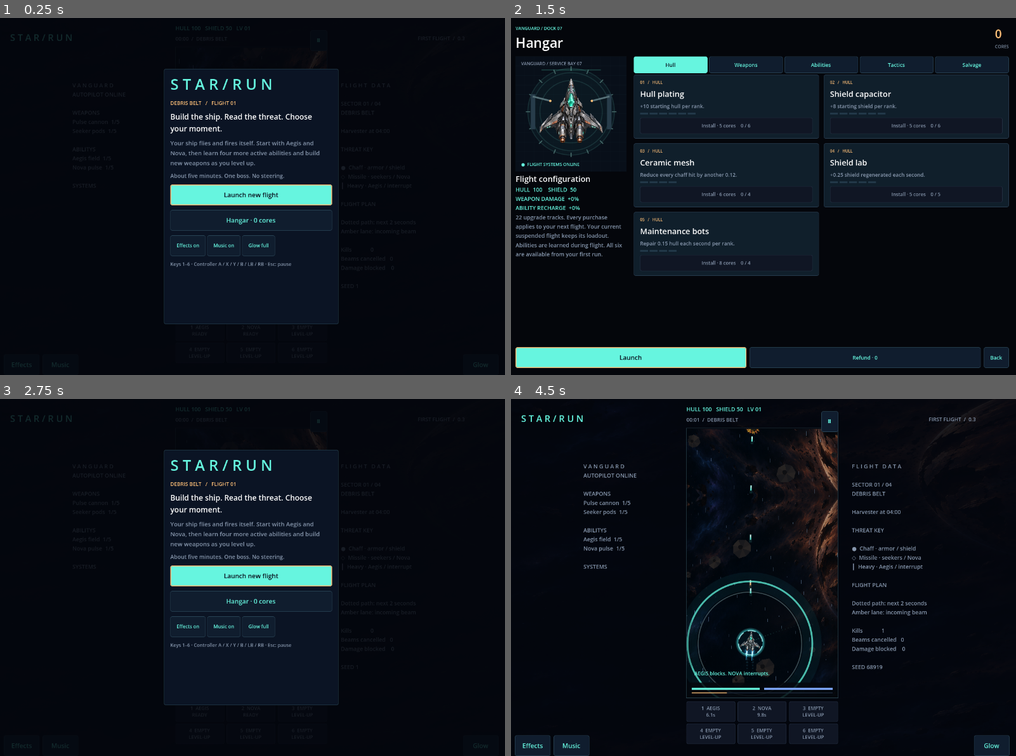
Above: before the commit, frames 1-4 (two rows, left to right).
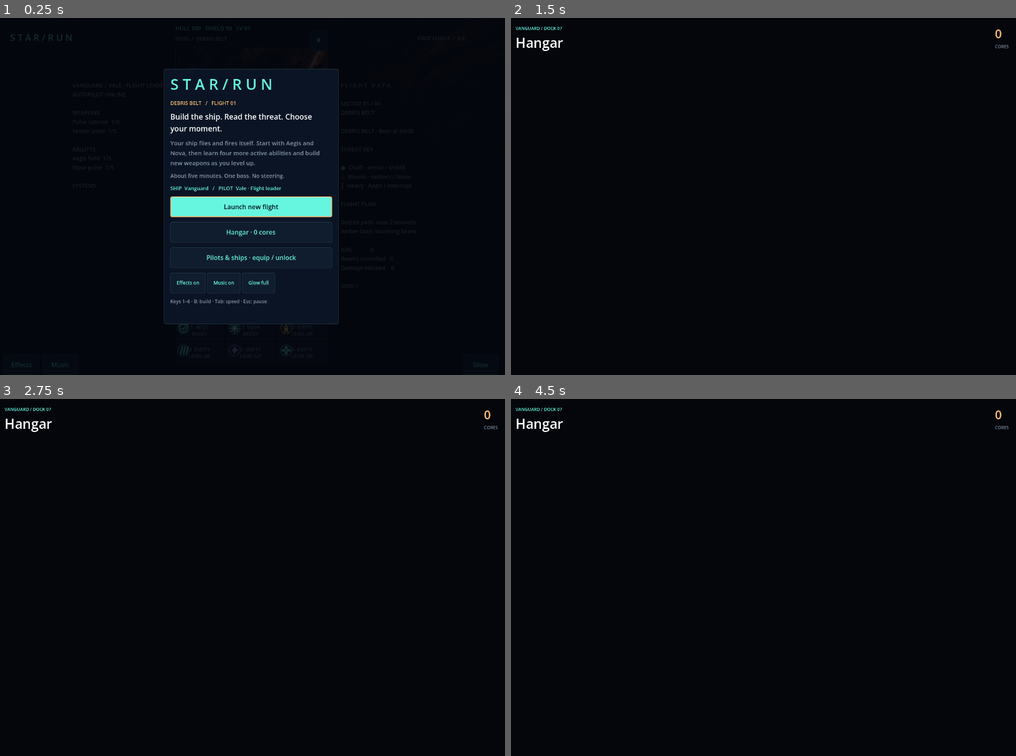
Above: after the commit, the same moments.

Repository: killjoy00/StarRun
Game: Godot game, scene res://scenes/main.tscn
Same seed, same stepped clock (60 frames per second), same inputs: the game is played once before the commit and once after it.
Inputs (mouse positions are in pixels of both pictures, inside the frame that each line leads up to):
- Up to frame 1 (0.25 s): no input
- Up to frame 2 (1.5 s): click "Ⅱ" at 0.5 s; click "Hangar · 0 cores" at 1.25 s
- Up to frame 3 (2.75 s): click (484, 738) at 2 s, where only the run before the commit has a clickable "Back"
- Up to frame 4 (4.5 s): click (763, 577) at 2.75 s, where only the run before the commit has a clickable "Launch new flight"; click (713, 713) at 3.5 s, where only the run before the commit has a clickable "1 AEGIS READY"; click (763, 713) at 4.25 s, where only the run before the commit has a clickable "2 NOVA READY"

The runs differ from the first frame. In frame 1, 3.3% of the frame differs, in the area x 33-66%, y 46-95%; in frame 2, 45%, in the area x 0-99%, y 10-99%; in frame 3, 25%; in frame 4, 11%.
Error after the commit: Invalid assignment of property or key 'ship_id' with value of type 'String' on a base object of type 'Control (hangar_bay.gd)'. (res://scripts/main.gd:549)

Commit message:
Add launch loadouts, visible build inventory and four simulation speed controls

Diff:
--- a/scripts/main.gd
+++ b/scripts/main.gd
@@ -5,6 +5,7 @@
 const Playfield = preload("res://scripts/playfield.gd")
 const Catalog = preload("res://scripts/catalog.gd")
 const HangarBay = preload("res://scripts/hangar_bay.gd")
+const IconBadge = preload("res://scripts/icon_badge.gd")
 const CYAN := Color("66f5df")
 const AMBER := Color("ffc078")
 const INK := Color("080e1c")
@@ -12,7 +13,7 @@
 var sim: RefCounted
 var services := Services.new()
 var sound: Node
-var profile := {"cores": 0, "runs": 0, "hangar": {"hull": 0, "damage": 0, "regen": 0}, "sound": true, "music": true, "reduced": false, "last_paid_run": -1}
+var profile := {"cores": 0, "runs": 0, "hangar": {"hull": 0, "damage": 0, "regen": 0}, "sound": true, "music": true, "reduced": false, "last_paid_run": -1, "ship": "vanguard", "pilot": "rookie", "ships_owned": ["vanguard"], "pilots_owned": ["rookie"], "speed": 1.0}
 var mode := "menu"
 var accumulator := 0.0
 var visual_time := 0.0
@@ -31,6 +32,11 @@
 var ability_b: Button
 var ability_buttons: Dictionary = {}
 var hangar_category := "Hull"
+var loadout_tab := "Ships"
+var speed_options := [0.5, 1.0, 2.0, 3.0]
+var game_speed := 1.0
+var speed_button: Button
+var build_button: Button
 var hangar_scroll: ScrollContainer
 var pause_button: Button
 var sound_button: Button
@@ -52,6 +58,22 @@
 	var hangar := Catalog.defaults()
 	hangar.merge(profile.hangar, true)
 	profile.hangar = hangar
+	# Repair old profiles without charging for starter choices.
+	if not profile.get("ships_owned", []) is Array:
+		profile.ships_owned = ["vanguard"]
+	if not profile.get("pilots_owned", []) is Array:
+		profile.pilots_owned = ["rookie"]
+	if "vanguard" not in profile.ships_owned:
+		profile.ships_owned.append("vanguard")
+	if "rookie" not in profile.pilots_owned:
+		profile.pilots_owned.append("rookie")
+	if not profile.get("ship", "vanguard") in profile.ships_owned:
+		profile.ship = "vanguard"
+	if not profile.get("pilot", "rookie") in profile.pilots_owned:
+		profile.pilot = "rookie"
+	game_speed = float(profile.get("speed", 1.0))
+	if game_speed not in speed_options:
+		game_speed = 1.0
 	sound = Sound.new()
 	add_child(sound)
 	sound.enabled = profile.sound
@@ -120,9 +142,16 @@
 		ability_buttons[id] = _button(root, "", _activate.bind(id), id == "aegis")
 		ability_buttons[id].focus_mode = Control.FOCUS_NONE
 		previous_ready[id] = true
+		var badge := IconBadge.new()
+		badge.icon_id = id
+		badge.position = Vector2(4, 4)
+		badge.size = Vector2(25, 25)
+		ability_buttons[id].add_child(badge)
 	ability_a = ability_buttons.aegis
 	ability_b = ability_buttons.nova
 	pause_button = _button(root, "Ⅱ", _toggle_pause)
+	build_button = _button(root, "BUILD", _show_build)
+	speed_button = _button(root, "1×", _cycle_speed)
 	sound_button = _button(root, "Effects", _toggle_sound)
 	music_button = _button(root, "Music", _toggle_music)
 	low_fx_button = _button(root, "Glow", _toggle_fx)
@@ -161,6 +190,13 @@
 			compact_style.content_margin_top = 6
 			compact_style.content_margin_bottom = 6
 			button.add_theme_stylebox_override(state, compact_style)
+	build_button.position = Vector2(field.end.x - 165, 31)
+	build_button.size = Vector2(74, 36)
+	speed_button.position = Vector2(field.end.x - 90, 31)
+	speed_button.size = Vector2(46, 36)
+	for control in [build_button, speed_button]:
+		control.custom_minimum_size.y = 36
+		control.add_theme_font_size_override("font_size", 11)
 	pause_button.position = Vector2(field.end.x - 42, 31)
 	pause_button.size = Vector2(42, 36)
 	pause_button.custom_minimum_size.y = 36
@@ -198,6 +234,10 @@
 		_show_results()
 	elif mode == "hangar":
 		_show_hangar()
+	elif mode == "loadout":
+		_show_loadout()
+	elif mode == "build":
+		_show_build()
 
 func _clear_overlay() -> void:
 	for child in overlay.get_children():
@@ -243,10 +283,12 @@
 	_wrapped(box, "Build the ship. Read the threat. Choose your moment.", 19, Color.WHITE)
 	_wrapped(box, "Your ship flies and fires itself. Start with Aegis and Nova, then learn four more active abilities and build new weapons as you level up.")
 	_wrapped(box, "About five minutes. One boss. No steering.", 14)
+	_wrapped(box, "SHIP  %s   /   PILOT  %s" % [Catalog.ship(profile.ship).name, Catalog.pilot(profile.pilot).name], 13, CYAN)
 	if not services.read_save(Services.RUN).is_empty():
 		_button(box, "Resume flight", _resume_run, true)
 	_button(box, "Launch new flight", _new_run, not FileAccess.file_exists(Services.RUN)).grab_focus()
 	_button(box, "Hangar · %d cores" % profile.cores, _show_hangar)
+	_button(box, "Pilots & ships · equip / unlock", _show_loadout)
 	var row := HBoxContainer.new()
 	box.add_child(row)
 	var effects_toggle := _button(row, "Effects " + ("on" if profile.sound else "off"), _toggle_sound)
@@ -254,12 +296,12 @@
 	var glow_toggle := _button(row, "Glow " + ("low" if profile.reduced else "full"), _toggle_fx)
 	for toggle in [effects_toggle, music_toggle, glow_toggle]:
 		toggle.add_theme_font_size_override("font_size", 12)
-	_wrapped(box, "Keys 1–6 · Controller A / X / Y / B / LB / RB · Esc: pause", 12, MUTED)
+	_wrapped(box, "Keys 1–6 · B: build · Tab: speed · Esc: pause", 12, MUTED)
 
 func _new_run() -> void:
 	profile.runs += 1
 	_save_profile()
-	sim = Simulation.new(61000 + int(profile.runs) * 7919, profile.hangar)
+	sim = Simulation.new(61000 + int(profile.runs) * 7919, profile.hangar, profile.ship, profile.pilot)
 	_start_flight()
 
 func _resume_run() -> void:
@@ -286,12 +328,12 @@
 	_save_run()
 
 func _process(delta: float) -> void:
-	visual_time += delta
+	visual_time += delta * (game_speed if mode == "playing" else 1.0)
 	banner_clock = maxf(0.0, banner_clock - delta)
 	if old_size != get_viewport_rect().size:
 		_layout()
 	if mode == "playing":
-		accumulator += minf(delta, 0.2)
+		accumulator += minf(delta, 0.2) * game_speed
 		while accumulator >= Simulation.DT and mode == "playing":
 			sim.step()
 			accumulator -= Simulation.DT
@@ -323,13 +365,16 @@
 				shake = maxf(shake, minf(4.0, effect.life * 9.0))
 	world.position = Vector2(sin(visual_time * 79), cos(visual_time * 83)) * shake
 	_update_hud()
+	build_button.visible = mode in ["playing", "paused", "build"]
+	speed_button.visible = mode in ["playing", "paused", "build"]
+	speed_button.text = ("%g×" % game_speed)
 	queue_redraw()
 	world.queue_redraw()
 
 func _update_hud() -> void:
 	hud.text = "HULL %03d   SHIELD %02d   LV %02d" % [sim.hull, sim.shield, sim.level]
 	var seconds := int(sim.time)
-	status.text = "%02d:%02d  /  %s" % [seconds / 60, seconds % 60, "HARVESTER" if sim.boss_spawned else "DEBRIS BELT"]
+	status.text = "%02d:%02d" % [seconds / 60, seconds % 60] if get_viewport_rect().size.x < 780 else "%02d:%02d  /  %s" % [seconds / 60, seconds % 60, "HARVESTER" if sim.boss_spawned else _sector_name(sim.time)]
 	for i in range(Catalog.ABILITIES.size()):
 		var id: String = Catalog.ABILITIES[i]
 		var button: Button = ability_buttons[id]
@@ -339,14 +384,14 @@
 		button.text = "%d  %s\n%s" % [i + 1, title if learned else "EMPTY", ("%.1fs" % cooldown if cooldown > 0 else "READY") if learned else "LEVEL-UP"]
 		button.disabled = mode != "playing" or cooldown > 0 or not learned
 		button.tooltip_text = sim.content.abilities[id].name + (" · Level %d" % sim.upgrades[id] if learned else " · Find this ability in an upgrade draft")
-	build_label.text = "V A N G U A R D\nAUTOPILOT ONLINE\n\n"
+	build_label.text = "%s / %s\nAUTOPILOT ONLINE\n\n" % [Catalog.ship(sim.ship_id).name.to_upper(), Catalog.pilot(sim.pilot_id).name.to_upper()]
 	for tag in ["WEAPON", "ABILITY", "SYSTEM"]:
 		build_label.text += tag + "S\n"
 		for card in sim.content.cards:
 			if card.tag == tag and sim.upgrades[card.id] > 0:
 				build_label.text += "%s  %d/5\n" % [card.name, sim.upgrades[card.id]]
 		build_label.text += "\n"
-	report_label.text = "F L I G H T   D A T A\n\nSECTOR 01 / 0 …(284 unchanged characters)… ESTER ENGAGED" if sim.boss_spawned else "Harvester at 04:00", sim.kills, sim.beams_cancelled, sim.prevented, sim.seed_value]
+	report_label.text = "F L I G H T   D A T A\n\nSECTOR 01 / 0 …(284 unchanged characters)… ESTER ENGAGED" if sim.boss_spawned else _sector_name(sim.time) + " · Boss at 04:00", sim.kills, sim.beams_cancelled, sim.prevented, sim.seed_value]
 
 func _activate(id: String) -> void:
 	if mode == "playing" and sim.activate(id):
@@ -366,7 +411,15 @@
 		var card: Dictionary = sim.cards[i]
 		var current: int = int(sim.upgrades.get(card.id, 0))
 		var title := "%d   %s\n%s · %s\n%s" % [i + 1, card.name.to_upper(), card.tag, "NEW ABILITY" if current == 0 and card.tag == "ABILITY" else ("LV %d → %d" % [current, current + 1] if card.id != "repair" else "REPAIR"), card.description]
-		var button := _button(box, title, _choose.bind(i))
+		var row := HBoxContainer.new()
+		row.add_theme_constant_override("separation", 10)
+		box.add_child(row)
+		var icon := IconBadge.new()
+		icon.icon_id = card.id
+		icon.custom_minimum_size = Vector2(38, 38)
+		row.add_child(icon)
+		var button := _button(row, title, _choose.bind(i))
+		button.size_flags_horizontal = Control.SIZE_EXPAND_FILL
 		button.add_theme_font_size_override("font_size", 14)
 		button.alignment = HORIZONTAL_ALIGNMENT_LEFT
 		button.autowrap_mode = TextServer.AUTOWRAP_WORD_SMART
@@ -406,7 +459,11 @@
 		_save_run()
 
 func _toggle_pause() -> void:
-	if mode == "playing":
+	if mode == "build":
+		mode = "playing"
+		_clear_overlay()
+		accumulator = 0.0
+	elif mode == "playing":
 		_show_pause()
 	elif mode == "paused":
 		mode = "playing"
@@ -420,6 +477,7 @@
 	_label(box, "FLIGHT PAUSED", 28, CYAN)
 	_wrapped(box, "Your flight is saved, including the current upgrade hand and ability cooldowns.")
 	_button(box, "Continue flight", _toggle_pause, true).grab_focus()
+	_button(box, "Inspect build", _show_build)
 	_button(box, "Effects: " + ("on" if profile.sound else "off"), _toggle_sound)
 	_button(box, "Music: " + ("on" if profile.music else "off"), _toggle_music)
 	_button(box, "Glow: " + ("low" if profile.reduced else "full"), _toggle_fx)
@@ -474,7 +532,7 @@
 	var heading := VBoxContainer.new()
 	heading.size_flags_horizontal = Control.SIZE_EXPAND_FILL
 	header.add_child(heading)
-	_label(heading, "VANGUARD / DOCK 07", 11, CYAN)
+	_label(heading, Catalog.ship(profile.ship).name.to_upper() + " / DOCK 07", 11, CYAN)
 	_label(heading, "Hangar", 34, Color.WHITE)
 	var wallet := VBoxContainer.new()
 	header.add_child(wallet)
@@ -488,13 +546,15 @@
 	hero.custom_minimum_size.x = 0 if compact else 280
 	body.add_child(hero)
 	var bay := HangarBay.new()
+	bay.ship_id = profile.ship
 	bay.custom_minimum_size = Vector2(0 if compact else 280, 126 if compact else 290)
 	bay.size_flags_horizontal = Control.SIZE_EXPAND_FILL
 	hero.add_child(bay)
+	_button(hero, "Pilots & ships · %s / %s" % [Catalog.ship(profile.ship).name, Catalog.pilot(profile.pilot).name], _show_loadout)
 	if not compact:
 		_label(hero, "Flight configuration", 20, Color.WHITE)
 		_wrapped(hero, "HULL  %d    SHIELD  %d\nWEAPON DAMAGE  +%d%%\nABILITY RECHARGE  +%d%%" % [100 + profile.hangar.hull * 10, 50 + profile.hangar.shield * 8, profile.hangar.damage * 8, profile.hangar.ability_cooldown * 3], 14, CYAN)
-		_wrapped(hero, "22 upgrade tracks. Every purchase applies to your next flight. Your current suspended flight keeps its loadout.", 14)
+		_wrapped(hero, "22 upgrade tracks plus permanent pilot and ship unlocks. Current suspended flights keep their original loadout.", 14)
 		_wrapped(hero, "Abilities are learned during flight. All six are available from your first run.", 14)
 	var workshop := VBoxContainer.new()
 	workshop.size_flags_horizontal = Control.SIZE_EXPAND_FILL
@@ -540,7 +600,12 @@
 		card.add_theme_constant_override("separation", 8)
 		panel.add_child(card)
 		_label(card, "%02d   /   %s" % [index, entry.group.to_upper()], 10, AMBER)
-		_wrapped(card, entry.name, 20, Color.WHITE)
+		var name_row := HBoxContainer.new()
+		card.add_child(name_row)
+		var badge := IconBadge.new()
+		badge.icon_id = entry.id
+		name_row.add_child(badge)
+		_wrapped(name_row, entry.name, 19, Color.WHITE)
 		_wrapped(card, entry.description, 13, MUTED)
 		var pips := HBoxContainer.new()
 		pips.add_theme_constant_override("separation", 4)
@@ -639,7 +704,13 @@
 		_toggle_pause()
 		get_viewport().set_input_as_handled()
 	elif mode == "playing":
-		if event.keycode in [KEY_1, KEY_SPACE]:
+		if event.keycode == KEY_B:
+			_show_build()
+			get_viewport().set_input_as_handled()
+		elif event.keycode == KEY_TAB:
+			_cycle_speed()
+			get_viewport().set_input_as_handled()
+		elif event.keycode in [KEY_1, KEY_SPACE]:
 			_activate("aegis")
 			get_viewport().set_input_as_handled()
 		elif event.keycode >= KEY_2 and event.keycode <= KEY_6:
@@ -658,6 +729,116 @@
 			var index := bindings.find(event.button_index)
 			if index >= 0:
 				_activate(Catalog.ABILITIES[index])
+
+
+func _sector_name(at: float) -> String:
+	if at < 65:
+		return "DEBRIS BELT"
+	if at < 125:
+		return "ION NEBULA"
+	if at < 190:
+		return "WRECK FIELD"
+	if at < 240:
+		return "DARK RIFT"
+	return "HARVESTER ZONE"
+
+func _cycle_speed() -> void:
+	var index := speed_options.find(game_speed)
+	game_speed = float(speed_options[(index + 1) % speed_options.size()])
+	profile.speed = game_speed
+	_save_profile()
+	speed_button.text = "%g×" % game_speed
+
+func _show_build() -> void:
+	if mode not in ["playing", "paused", "build"]:
+		return
+	mode = "build"
+	_save_run()
+	var box := _panel(500)
+	_label(box, "ACTIVE BUILD", 28, CYAN)
+	_wrapped(box, "%s  /  %s" % [Catalog.ship(sim.ship_id).name, Catalog.pilot(sim.pilot_id).name], 19, Color.WHITE)
+	_wrapped(box, "%s\n%s" % [Catalog.ship(sim.ship_id).description, Catalog.pilot(sim.pilot_id).description], 13)
+	_label(box, "HULL %d/%d    SHIELD %d/%d    LEVEL %d" % [sim.hull, sim.max_hull, sim.shield, sim.max_shield, sim.level], 13, CYAN)
+	for tag in ["WEAPON", "ABILITY", "SYSTEM"]:
+		_label(box, tag + "S", 15, AMBER)
+		var count := 0
+		for entry in sim.content.cards:
+			var rank: int = int(sim.upgrades.get(entry.id, 0))
+			if entry.tag != tag or rank <= 0:
+				continue
+			var row := HBoxContainer.new()
+			box.add_child(row)
+			var badge := IconBadge.new()
+			badge.icon_id = entry.id
+			row.add_child(badge)
+			_wrapped(row, "%s  ·  Rank %d/%d" % [entry.name, rank, entry.max], 14, Color.WHITE)
+			count += 1
+		if count == 0:
+			_wrapped(box, "None installed", 13)
+	_button(box, "Return to flight", _toggle_pause, true).grab_focus()
+
+func _show_loadout() -> void:
+	mode = "loadout"
+	var box := _panel(540)
+	_label(box, "FLIGHT CREW & FLEET", 26, CYAN)
+	_wrapped(box, "Unlocks are permanent. Equip one ship and one pilot; both apply to your next new flight. Suspended runs remain unchanged.", 13)
+	_label(box, "AVAILABLE CORES  %d" % profile.cores, 17, AMBER)
+	var tabs := HBoxContainer.new()
+	box.add_child(tabs)
+	for tab in ["Ships", "Pilots"]:
+		var button := _button(tabs, tab, _loadout_tab.bind(tab), tab == loadout_tab)
+		button.size_flags_horizontal = Control.SIZE_EXPAND_FILL
+	var entries: Array = Catalog.SHIPS if loadout_tab == "Ships" else Catalog.PILOTS
+	var key := "ship" if loadout_tab == "Ships" else "pilot"
+	var owned_key := "ships_owned" if loadout_tab == "Ships" else "pilots_owned"
+	for entry in entries:
+		var panel := PanelContainer.new()
+		panel.add_theme_stylebox_override("panel", _style(Color("152435"), CYAN if profile[key] == entry.id else Color("314458")))
+		box.add_child(panel)
+		var row := HBoxContainer.new()
+		panel.add_child(row)
+		var badge := IconBadge.new()
+		badge.icon_id = entry.id
+		badge.custom_minimum_size = Vector2(42, 42)
+		row.add_child(badge)
+		var details := VBoxContainer.new()
+		details.size_flags_horizontal = Control.SIZE_EXPAND_FILL
+		row.add_child(details)
+		_label(details, entry.name, 17, Color.WHITE)
+		_wrapped(details, entry.description, 12)
+		var is_owned: bool = entry.id in profile[owned_key]
+		var equipped: bool = profile[key] == entry.id
+		var label_text := "EQUIPPED" if equipped else ("EQUIP" if is_owned else "UNLOCK · %d" % entry.cost)
+		var choose := _button(details, label_text, _select_loadout.bind(key, entry.id))
+		choose.custom_minimum_size.y = 36
+		choose.disabled = equipped or (not is_owned and profile.cores < int(entry.cost))
+	_button(box, "Back to Hangar", _show_hangar, true).grab_focus()
+
+func _loadout_tab(value: String) -> void:
+	loadout_tab = value
+	_show_loadout()
+
+func _select_loadout(key: String, id: String) -> void:
+	if key not in ["ship", "pilot"]:
+		return
+	var entries: Array = Catalog.SHIPS if key == "ship" else Catalog.PILOTS
+	var item: Dictionary = {}
+	for candidate in entries:
+		if candidate.id == id:
+			item = candidate
+			break
+	if item.is_empty():
+		return
+	var owned_key := "ships_owned" if key == "ship" else "pilots_owned"
+	if id not in profile[owned_key]:
+		if profile.cores < int(item.cost):
+			return
+		profile.cores -= int(item.cost)
+		profile[owned_key].append(id)
+	profile[key] = id
+	_save_profile()
+	sound.play("card")
+	_show_loadout()
 
 func _draw() -> void:
 	if sim == null or field.size.x == 0:
